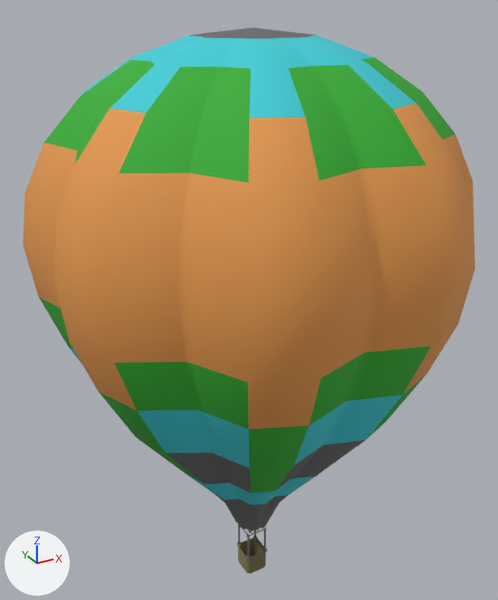
Renders of the glTF model hotAirBalloon.gltf from each side of a commit.
Both versions are drawn from a camera (50 mm lens) standing at (-17.0, -30.7, 34.9) and looking at (0.3, 0.8, 19.2). Every picture has the same lights, and +X, +Y and +Z are marked at lower left. Where no turn or scale is listed for an object, it has been applied to the vertices.

Objects in the first picture: 'basket', 'basketConnector', 'burnerAssembly', 'envelopeBottomBand', 'envelopeMainBand', 'envelopeMidBand', 'envelopeTopBand'.
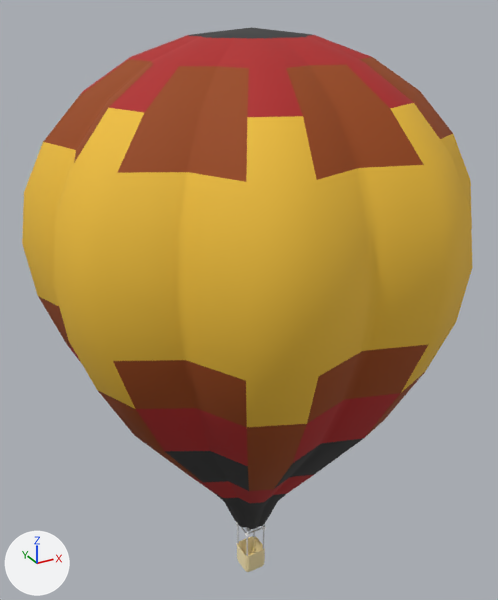
Boxes [x1, y1, x2, y2] around the edits, measured in the pictures (498 x 600 px):
'envelopeMainBand', recoloured, moved
    before: [23, 103, 475, 429]
    after: [22, 103, 472, 427]
'envelopeMidBand', recoloured, moved
    before: [39, 57, 455, 493]
    after: [38, 57, 453, 491]
'envelopeTopBand', recoloured, moved (cyan to red)
    before: [69, 35, 416, 505]
    after: [67, 35, 414, 503]
'envelopeBottomBand', recoloured, moved
    before: [166, 28, 365, 531]
    after: [165, 27, 364, 529]
'basket', recoloured, moved (brown to beige)
    before: [238, 538, 266, 574]
    after: [237, 536, 265, 572]
'basketConnector', deleted
    before: [237, 525, 267, 559]
'burnerAssembly', recoloured
    both: [237, 524, 267, 537]
'Sphere_1', now drawn
    after: [262, 526, 266, 530]

Patch to the scene script:
```diff
--- a/hotAirBalloon.gltf.py
+++ b/hotAirBalloon.gltf.py
@@ mat_material_1 @@
 mat_material_1 = principled_material('Material_1')
-mat_material_1.base_color = (0.141, 0.141, 0.141)  # dark grey #696969
+mat_material_1.base_color = (1.0, 1.0, 1.0)  # white #ffffff
 mat_material_1.roughness = 0.8
@@ mat_yellow @@
 mat_yellow = principled_material('Yellow')
-mat_yellow.base_color = (0.776, 0.319, 0.0762)  # orange #e4994e
+mat_yellow.base_color = (0.871, 0.521, 0.0395)  # yellow #f0bf38
 mat_yellow.roughness = 0.8
@@ mat_red @@
 mat_red = principled_material('Red')
-mat_red.base_color = (0.0452, 0.61, 0.68)  # cyan #3ccdd7
+mat_red.base_color = (0.44, 0.0185, 0.0185)  # red #b12525
 mat_red.roughness = 0.8
@@ mat_orange @@
 mat_orange = principled_material('Orange')
-mat_orange.base_color = (0.0356, 0.423, 0.0319)  # green #35ae32
+mat_orange.base_color = (0.323, 0.0612, 0.00439)  # brown #9a460e
 mat_orange.roughness = 0.8
@@ mat_material_3 @@
+mat_material_3 = principled_material('Material_3')
+mat_material_3.base_color = (0.939, 0.863, 0.617)  # beige #f8efce
+mat_material_3.metallic = 1.0
+mat_material_3.roughness = 1.0
@@ me_mesh_2 @@
 me_mesh_2.from_pydata(...)  # 2018 vertices, 4032 faces; spans x -0.74..0.75, y -0.75..0.74, z -3.25..-1.72
-me_mesh_2.materials.append(mat_material_2)  # beige #a49b79
+me_mesh_2.materials.append(mat_material_3)  # beige #f8efce
@@ ob_basketconnector @@
-ob_basketconnector = bpy.data.objects.new('basketConnector', me_mesh_1)
-ob_basketconnector.location = (0.0, -0.16, 3.68)
@@ ob_basket @@
 ob_basket = bpy.data.objects.new('basket', me_mesh_2)
-ob_basket.location = (0.0, -0.16, 3.68)
+ob_basket.location = (0.0, 0.0, 3.68)
@@ ob_envelopemainband @@
 ob_envelopemainband = bpy.data.objects.new('envelopeMainBand', me_mesh_3)
-ob_envelopemainband.location = (0.0, -0.16, 0.0)
+ob_envelopemainband.location = (0.0, 0.0, 0.0)
@@ ob_envelopebottomband @@
 ob_envelopebottomband = bpy.data.objects.new('envelopeBottomBand', me_mesh_4)
-ob_envelopebottomband.location = (0.0, -0.16, 0.0)
+ob_envelopebottomband.location = (0.0, 0.0, 0.0)
@@ ob_envelopetopband @@
 ob_envelopetopband = bpy.data.objects.new('envelopeTopBand', me_mesh_5)
-ob_envelopetopband.location = (0.0, -0.16, 0.0)
+ob_envelopetopband.location = (0.0, 0.0, 0.0)
@@ ob_envelopemidband @@
 ob_envelopemidband = bpy.data.objects.new('envelopeMidBand', me_mesh_6)
-ob_envelopemidband.location = (0.0, -0.16, 0.0)
+ob_envelopemidband.location = (0.0, 0.0, 0.0)
```
